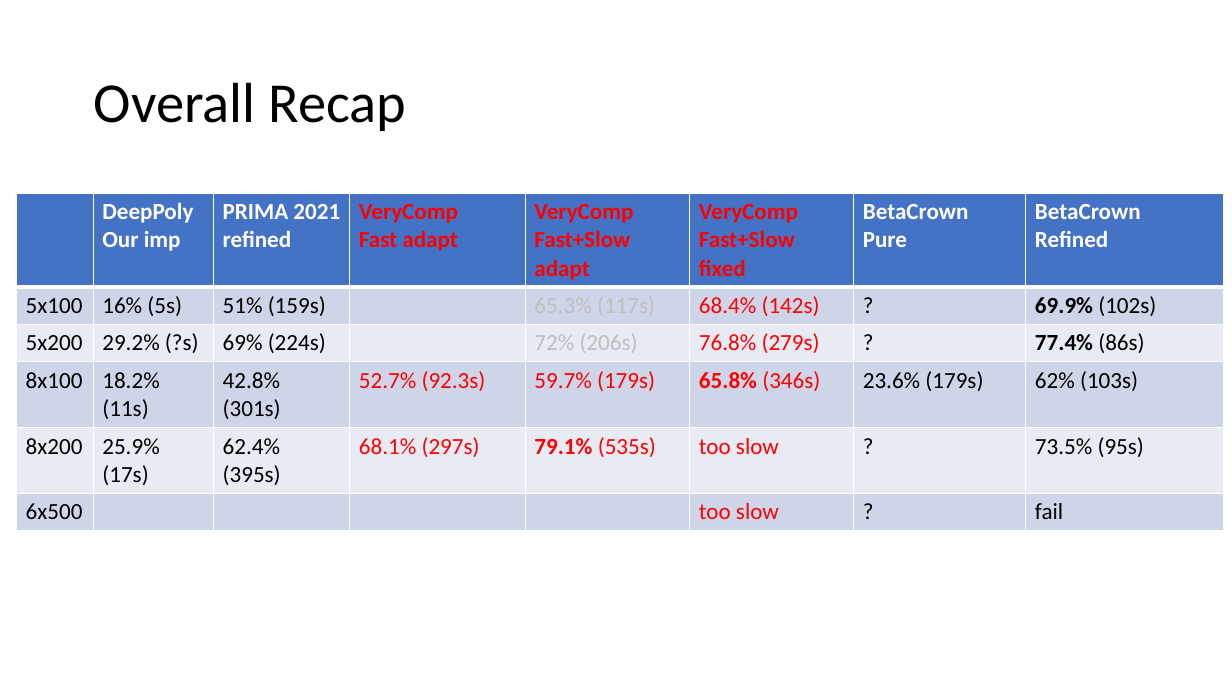
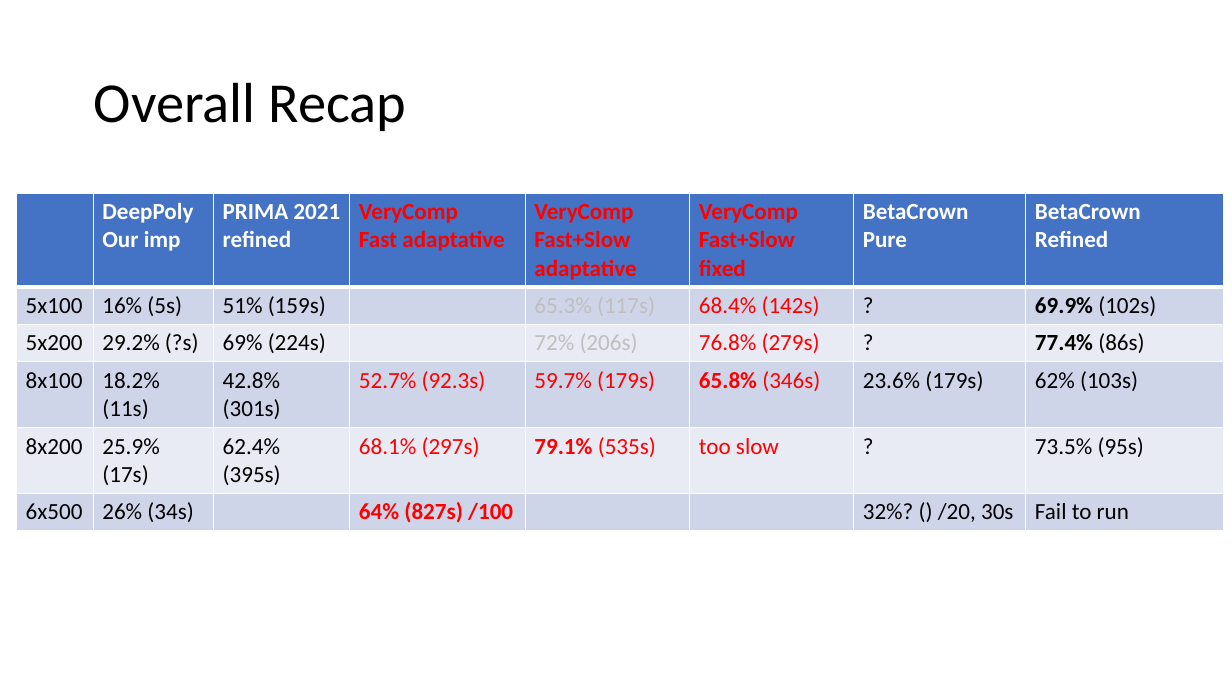
Before and after one commit to blaisegenest/vericompensate, a slide deck: slide 12 of WP1verifDNN.pptx. Drawn at 1232x693 pixels with LibreOffice and Linux fonts; fonts in the diff are those of the drawing. Boxes give left, top, right and bottom in pixels: in the first picture for what was removed or moved away, otherwise in the second. Text is boxed around its words. In the diff, an @@ line names an element or a change of style, - is before the commit and + after.

```diff
--- a/WP1verifDNN.pptx
+++ b/WP1verifDNN.pptx
@@ table at (17,193,1224,528) @@
-row 1, column 4: VeryComp / Fast adapt
+row 1, column 4: VeryComp / Fast adaptative
-row 1, column 5: VeryComp / Fast+Slow / adapt
+row 1, column 5: VeryComp / Fast+Slow / adaptative
-row 6: 6x500 |  |  |  |  | too slow | ? | fail
+row 6: 6x500 | 26% (34s) |  | 64% (827s) /100 |  |  | 32%? () /20, 30s | Fail to run
```
Also in this commit, not shown: 1 other slide changed, 1 other file.
